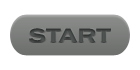
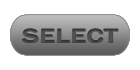
Layer changes from the first (140, 70) image to the second:
showed "SELECT" over (22, 28, 119, 43)
hid "START" over (29, 28, 111, 43)
painted on "Layer 0" over (10, 14, 130, 56)
